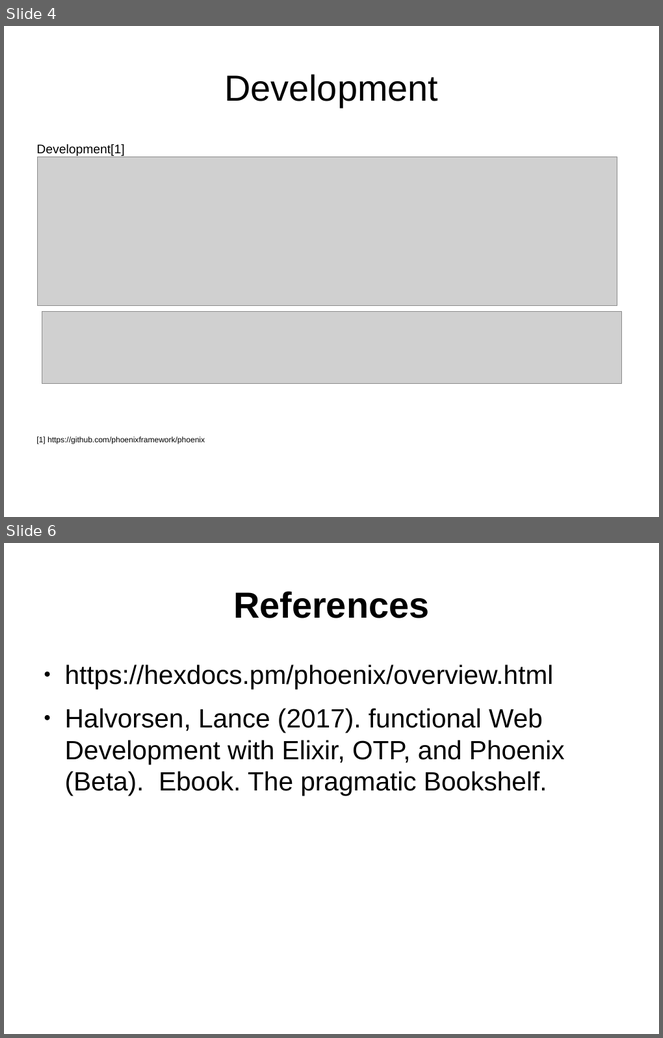
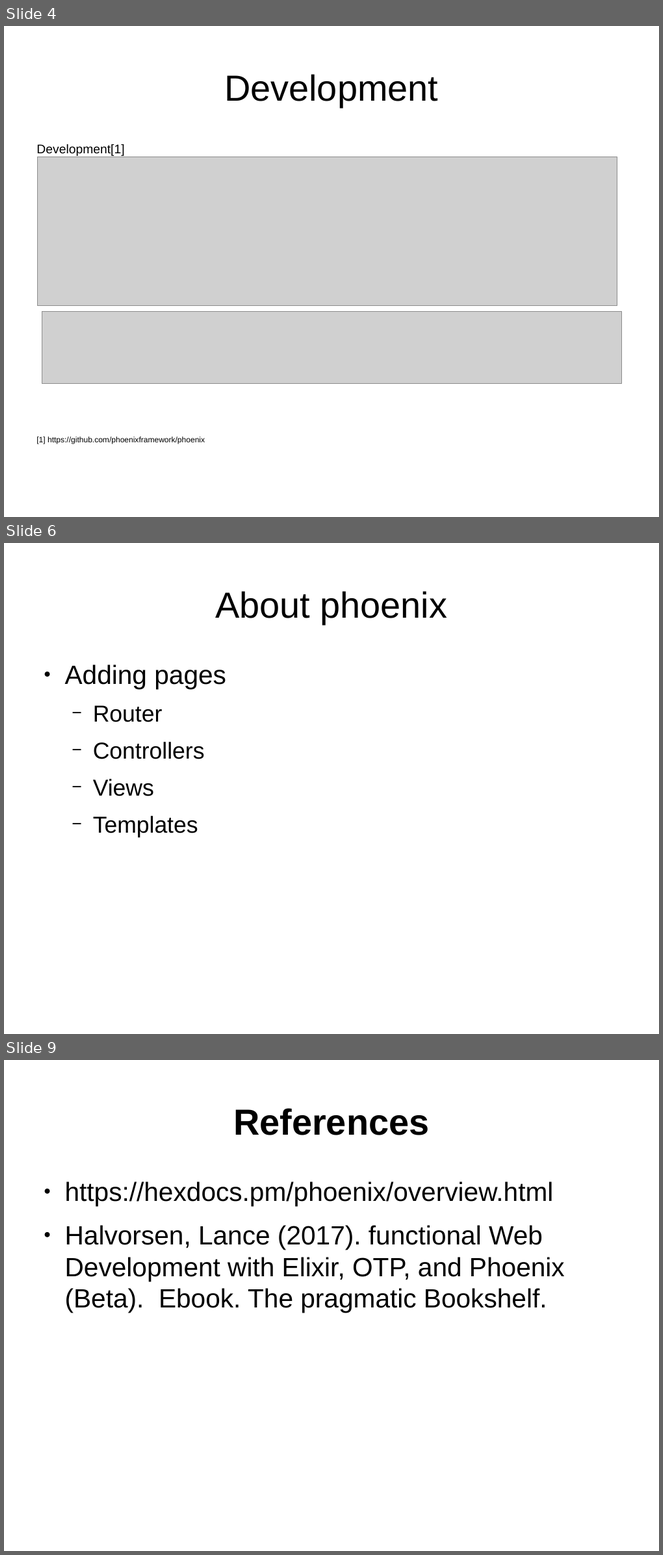
Before and after one commit to ramortegui/talks, a slide deck: phoenix-basics.odp. Shown one above the other, each under a label of ours: slides 4 and 6 before the commit, slides 4, 6 and 9 after it; the slides between them are not shown. The pictures are 663x1038 and 663x1555 pixels, drawn with LibreOffice and Linux fonts; fonts in the diff are those of the drawing; grey boxes stand for pictures. Boxes give left, top, right and bottom in pixels: in the first picture for what was removed or moved away, otherwise in the second. Text is boxed around its words. In the diff, an @@ line names an element or a change of style, - is before the commit and + after.

```diff
--- a/phoenix-basics.odp
+++ b/phoenix-basics.odp
@@ slide 6 added at <box>4,543,659,1034</box>, background #FFFFFF @@
@@ title added at <box>215,591,447,624</box>, 44 pt, text #000000 @@
+About phoenix
@@ text added at <box>65,665,226,838</box>, 28 pt, text #000000 @@
+● Adding pages
+  − Router
+  − Controllers
+  − Views
+  − Templates
@@ what was slide 6 is now slide 9 @@
```
Also in this commit, not shown: 2 slides changed, 2 other slides added.
